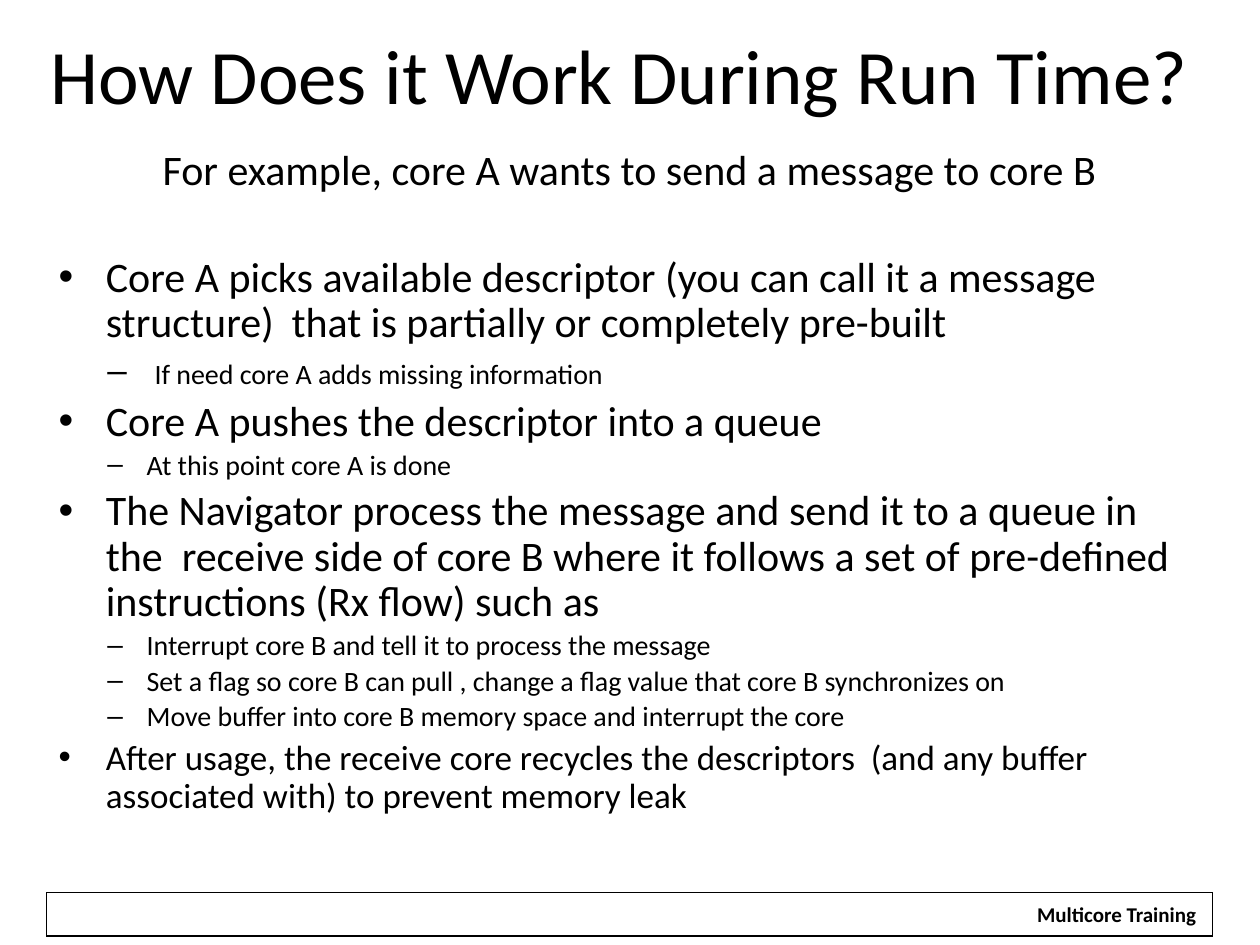
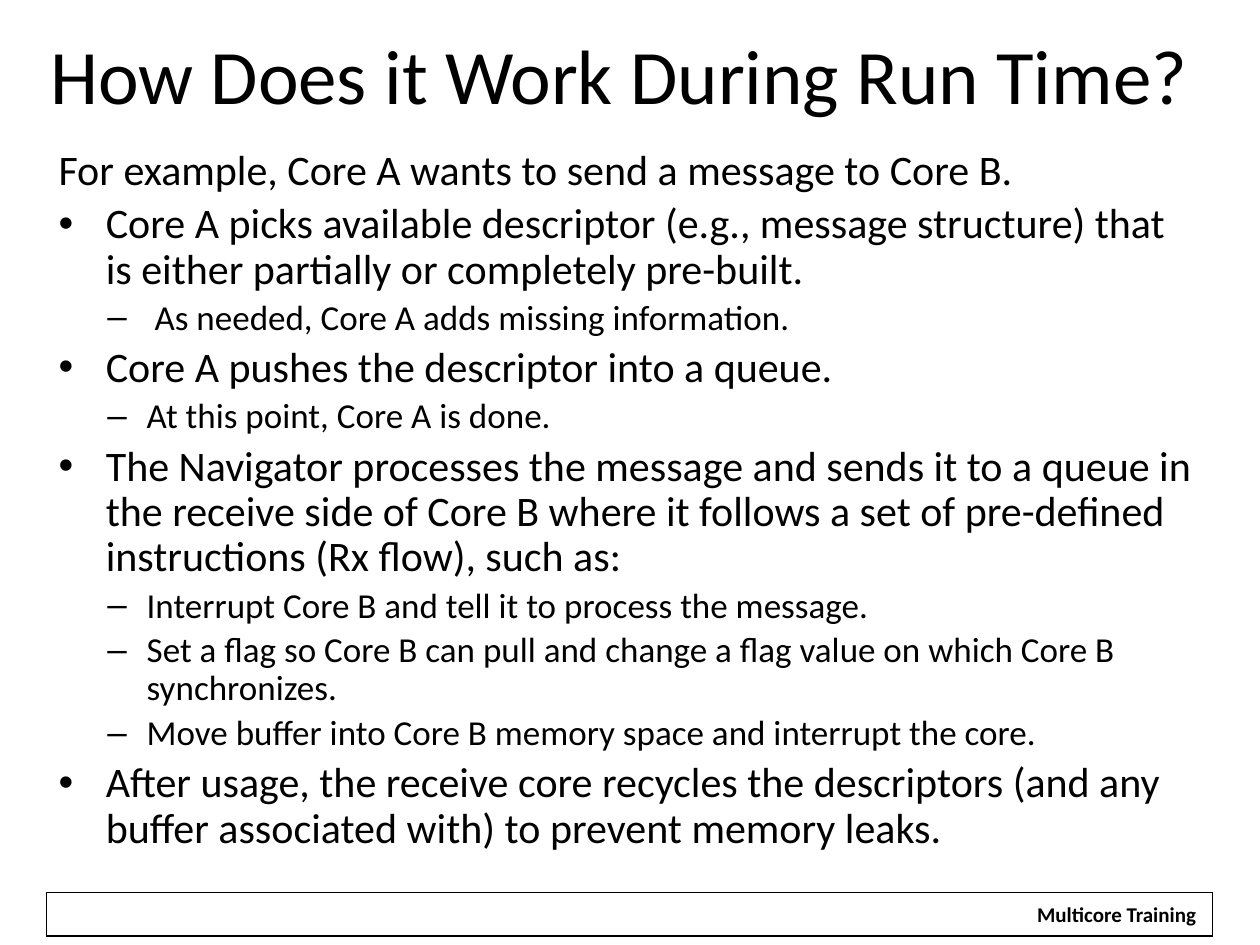
Before and after one commit to hari1989/keystone-workshop, a slide deck: slide 25 of slides/Intro to Multicore Navigator.pptx (slide 24 before the commit). Drawn at 1260x945 pixels with LibreOffice and Linux fonts; fonts in the diff are those of the drawing; background and template pictures are left out. Boxes give left, top, right and bottom in pixels: in the first picture for what was removed or moved away, otherwise in the second. Text is boxed around its words. In the diff, an @@ line names an element or a change of style, - is before the commit and + after.

```diff
--- a/slides/Intro to Multicore Navigator.pptx
+++ b/slides/Intro to Multicore Navigator.pptx
@@ text at bbox=[59, 155, 1191, 850]: text changed @@
-For example, core A wants to send a message to core B
-• Core A picks available descriptor (you can call it a message structure) that is partially or completely pre-built
-  – If need core A adds missing information
-• Core A pushes the descriptor into a queue
-  – At this point core A is done
-• The Navigator process the message and send it to a queue in the receive side of core B where it follows a set of pre-defined instructions (Rx flow) such as
-  – Interrupt core B and tell it to process the message
-  – Set a flag so core B can pull , change a flag value that core B synchronizes on
-  – Move buffer into core B memory space and interrupt the core
-• After usage, the receive core recycles the descriptors (and any buffer associated with) to prevent memory leak
+For example, Core A wants to send a message to Core B.
+• Core A picks available descriptor (e.g., message structure) that is either partially or completely pre-built.
+  – As needed, Core A adds missing information.
+• Core A pushes the descriptor into a queue.
+  – At this point, Core A is done.
+• The Navigator processes the message and sends it to a queue in the receive side of Core B where it follows a set of pre-defined instructions (Rx flow), such as:
+  – Interrupt Core B and tell it to process the message.
+  – Set a flag so Core B can pull and change a flag value on which Core B synchronizes.
+  – Move buffer into Core B memory space and interrupt the core.
+• After usage, the receive core recycles the descriptors (and any buffer associated with) to prevent memory leaks.
```
Also in this commit, not shown: 30 other slides changed, 1 slide added, 5 other files.
